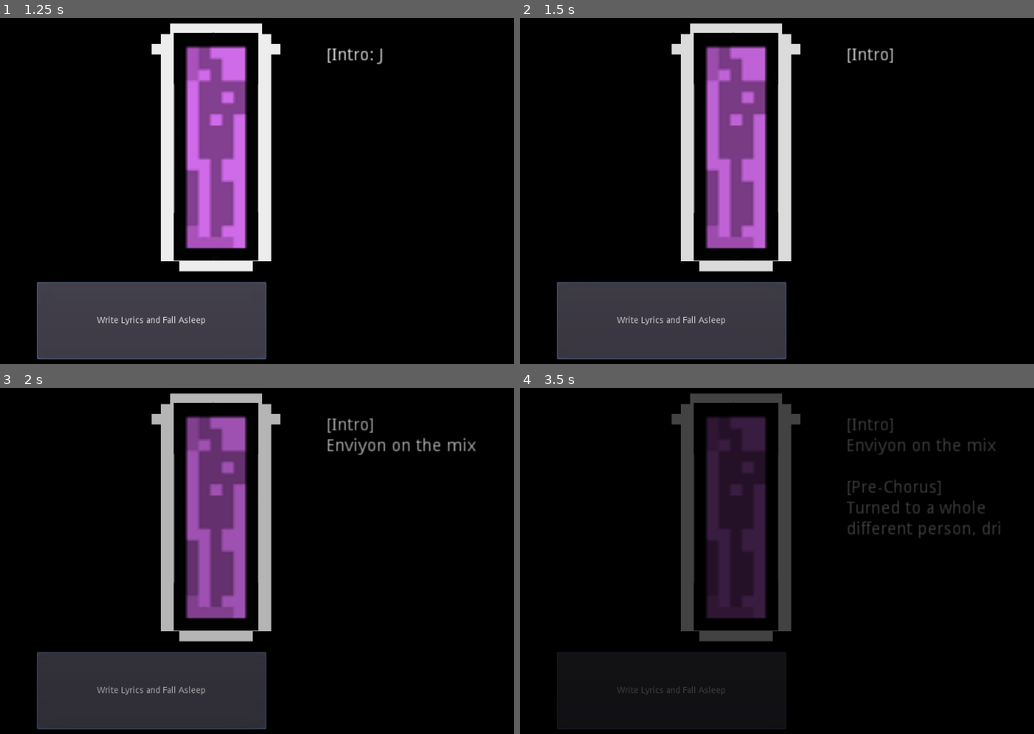
Above: before the commit, frames 1-4 (two rows, left to right).
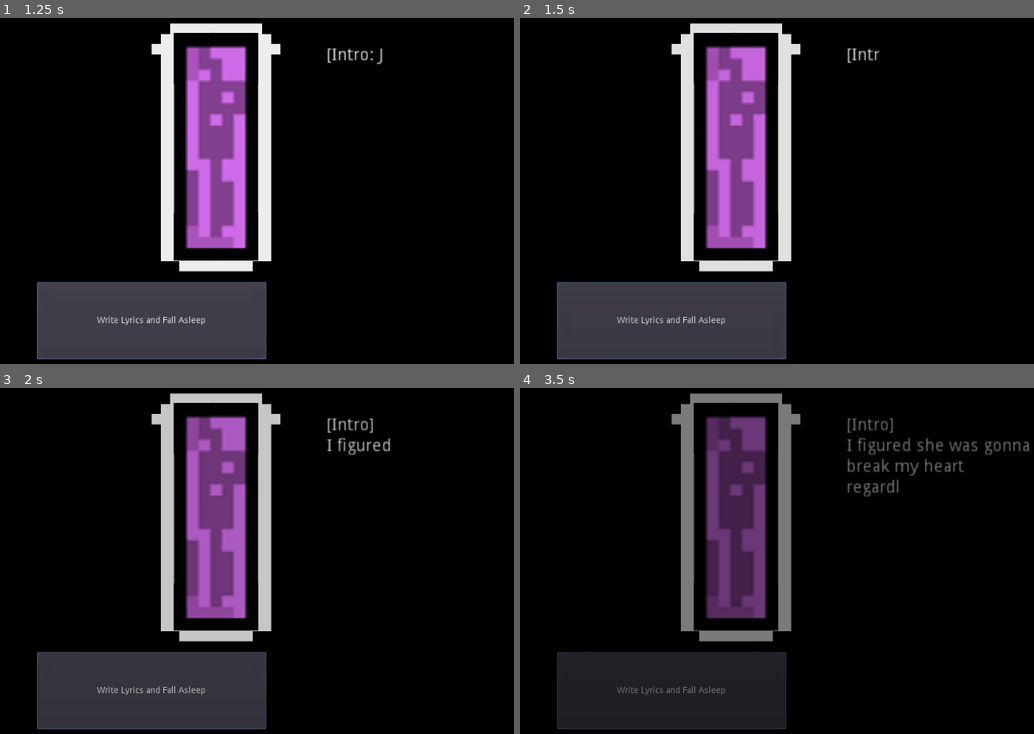
Above: after the commit, the same moments.

Repository: jcoombes/lil_xxx_wrld
Game: Godot game, scene res://Daytime.tscn
Same seed, same stepped clock (60 frames per second), same inputs: the game is played once before the commit and once after it. The project has no main scene, so this scene is started directly.
Inputs:
- Up to frame 1 (1.25 s): click "Write Lyrics and Fall Asleep" at 0.5 s
- Up to frame 2 (1.5 s): tap Enter at 1.25 s; hold Right (ui_right) from 1.28 s (still down)
- Up to frame 3 (2 s): keep holding Right (ui_right)
- Up to frame 4 (3.5 s): release Right (ui_right) at 2.03 s; hold Down (ui_down) 2.03-2.78 s; hold Right (ui_right) from 2.78 s (still down)

Frame 1 is identical in both runs. In frame 2, less than 0.1% of the frame differs, in the area x 70-73%, y 8-14%; in frame 3, 0.5%; in frame 4, 13%, in the area x 7-100%, y 1-99%.
Error before the commit: Invalid get index 'Value' (on base: 'VSlider (VSlider.gd)'). (res://Daytime.gd:22)

Commit message:
can sucessfully fall asleep

Diff:
--- a/Daytime.gd
+++ b/Daytime.gd
@@ -19,10 +19,11 @@
 
 
 func _on_Lyrics_faded_out():
-	if $"TextureProgress/VSlider".Value >= 70:
+	print("Val is " + str($"TextureProgress".value))
+	if $"TextureProgress".value >= 70:
 		gems = 1
 		emit_signal("fell_asleep", gems)
-	elif $"TextureProgress/VSlider".Value >= 40:
+	elif $"TextureProgress".value >= 40:
 		gems = 2
 		emit_signal("fell_asleep", gems)
 	else:
--- a/Daytime.tscn
+++ b/Daytime.tscn
@@ -15,12 +15,6 @@
 [ext_resource path="res://Amethyst 5.gd" type="Script" id=13]
 [ext_resource path="res://Daytime.gd" type="Script" id=14]
 
-[sub_resource type="InputEventAction" id=1]
-action = "ui_accept"
-
-[sub_resource type="ShortCut" id=2]
-shortcut = SubResource( 1 )
-
 [node name="Control" type="Control"]
 anchor_left = -0.000869989
 anchor_top = -0.00148483
@@ -51,7 +45,6 @@
 margin_top = 450.116
 margin_right = 500.42
 margin_bottom = 576.116
-shortcut = SubResource( 2 )
 text = "Write Lyrics and Fall Asleep"
 __meta__ = {
 "_edit_use_anchors_": false
@@ -121,78 +114,6 @@
 wait_time = 0.1
 autostart = true
 
-[node name="Amethyst 1" type="TextureRect" parent="."]
-margin_left = 129.954
-margin_top = 68.363
-margin_right = 230.954
-margin_bottom = 285.363
-rect_scale = Vector2( 0.4, 0.4 )
-texture = ExtResource( 1 )
-script = ExtResource( 12 )
-__meta__ = {
-"_edit_use_anchors_": false
-}
-
-[node name="Amethyst 2" type="TextureRect" parent="."]
-margin_left = 104.727
-margin_top = 191.134
-margin_right = 205.727
-margin_bottom = 408.134
-rect_scale = Vector2( 0.4, 0.4 )
-texture = ExtResource( 1 )
-script = ExtResource( 11 )
-__meta__ = {
-"_edit_use_anchors_": false
-}
-
-[node name="Amethyst 3" type="TextureRect" parent="."]
-margin_left = 156.863
-margin_top = 189.452
-margin_right = 257.863
-margin_bottom = 406.452
-rect_scale = Vector2( 0.4, 0.4 )
-texture = ExtResource( 1 )
-script = ExtResource( 10 )
-__meta__ = {
-"_edit_use_anchors_": false
-}
-
-[node name="Amethyst 4" type="TextureRect" parent="."]
-margin_left = 124.909
-margin_top = 323.996
-margin_right = 225.909
-margin_bottom = 540.995
-rect_scale = Vector2( 0.4, 0.4 )
-texture = ExtResource( 1 )
-script = ExtResource( 8 )
-__meta__ = {
-"_edit_use_anchors_": false
-}
-
-[node name="Amethyst 5" type="TextureRect" parent="."]
-margin_left = 177.044
-margin_top = 323.996
-margin_right = 278.044
-margin_bottom = 540.995
-rect_scale = Vector2( 0.4, 0.4 )
-texture = ExtResource( 1 )
-script = ExtResource( 13 )
-__meta__ = {
-"_edit_use_anchors_": false
-}
-
-[node name="Amethyst 6" type="TextureRect" parent="."]
-margin_left = 74.4549
-margin_top = 323.995
-margin_right = 175.455
-margin_bottom = 540.995
-rect_scale = Vector2( 0.4, 0.4 )
-texture = ExtResource( 1 )
-script = ExtResource( 9 )
-__meta__ = {
-"_edit_use_anchors_": false
-}
-
 [node name="CurtainFall" type="ColorRect" parent="."]
 margin_left = -24.3478
 margin_top = -34.7825
@@ -203,13 +124,84 @@
 __meta__ = {
 "_edit_use_anchors_": false
 }
+
+[node name="Amethyst 1" type="TextureRect" parent="."]
+margin_left = 129.954
+margin_top = 68.363
+margin_right = 230.954
+margin_bottom = 285.363
+rect_scale = Vector2( 0.4, 0.4 )
+texture = ExtResource( 1 )
+script = ExtResource( 12 )
+__meta__ = {
+"_edit_use_anchors_": false
+}
+
+[node name="Amethyst 2" type="TextureRect" parent="."]
+margin_left = 104.727
+margin_top = 191.134
+margin_right = 205.727
+margin_bottom = 408.134
+rect_scale = Vector2( 0.4, 0.4 )
+texture = ExtResource( 1 )
+script = ExtResource( 11 )
+__meta__ = {
+"_edit_use_anchors_": false
+}
+
+[node name="Amethyst 3" type="TextureRect" parent="."]
+margin_left = 156.863
+margin_top = 189.452
+margin_right = 257.863
+margin_bottom = 406.452
+rect_scale = Vector2( 0.4, 0.4 )
+texture = ExtResource( 1 )
+script = ExtResource( 10 )
+__meta__ = {
+"_edit_use_anchors_": false
+}
+
+[node name="Amethyst 4" type="TextureRect" parent="."]
+margin_left = 124.909
+margin_top = 323.996
+margin_right = 225.909
+margin_bottom = 540.995
+rect_scale = Vector2( 0.4, 0.4 )
+texture = ExtResource( 1 )
+script = ExtResource( 8 )
+__meta__ = {
+"_edit_use_anchors_": false
+}
+
+[node name="Amethyst 5" type="TextureRect" parent="."]
+margin_left = 177.044
+margin_top = 323.996
+margin_right = 278.044
+margin_bottom = 540.995
+rect_scale = Vector2( 0.4, 0.4 )
+texture = ExtResource( 1 )
+script = ExtResource( 13 )
+__meta__ = {
+"_edit_use_anchors_": false
+}
+
+[node name="Amethyst 6" type="TextureRect" parent="."]
+margin_left = 74.4549
+margin_top = 323.995
+margin_right = 175.455
+margin_bottom = 540.995
+rect_scale = Vector2( 0.4, 0.4 )
+texture = ExtResource( 1 )
+script = ExtResource( 9 )
+__meta__ = {
+"_edit_use_anchors_": false
+}
 [connection signal="button_up" from="Fall Asleep" to="Lyrics" method="_on_Fall_Asleep_button_up"]
-[connection signal="button_up" from="Fall Asleep" to="." method="_on_Fall_Asleep_button_up"]
-[connection signal="value_changed" from="TextureProgress/VSlider" to="Amethyst 5" method="_on_VSlider_value_changed"]
+[connection signal="value_changed" from="TextureProgress/VSlider" to="Amethyst 4" method="_on_VSlider_value_changed"]
+[connection signal="value_changed" from="TextureProgress/VSlider" to="Amethyst 3" method="_on_VSlider_value_changed"]
 [connection signal="value_changed" from="TextureProgress/VSlider" to="Amethyst 1" method="_on_VSlider_value_changed"]
 [connection signal="value_changed" from="TextureProgress/VSlider" to="Amethyst 2" method="_on_VSlider_value_changed"]
 [connection signal="value_changed" from="TextureProgress/VSlider" to="Amethyst 6" method="_on_VSlider_value_changed"]
-[connection signal="value_changed" from="TextureProgress/VSlider" to="Amethyst 4" method="_on_VSlider_value_changed"]
-[connection signal="value_changed" from="TextureProgress/VSlider" to="Amethyst 3" method="_on_VSlider_value_changed"]
+[connection signal="value_changed" from="TextureProgress/VSlider" to="Amethyst 5" method="_on_VSlider_value_changed"]
 [connection signal="value_changed" from="TextureProgress/VSlider" to="TextureProgress" method="_on_VSlider_value_changed"]
 [connection signal="faded_out" from="Lyrics" to="." method="_on_Lyrics_faded_out"]
Not shown: 1 places in Daytime.tscn that only renumber resources
